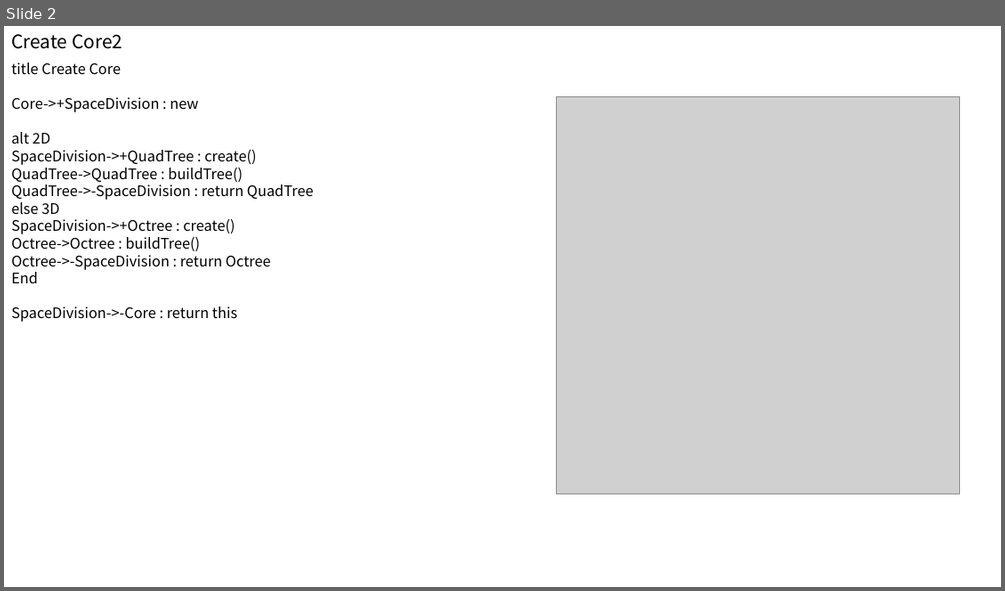
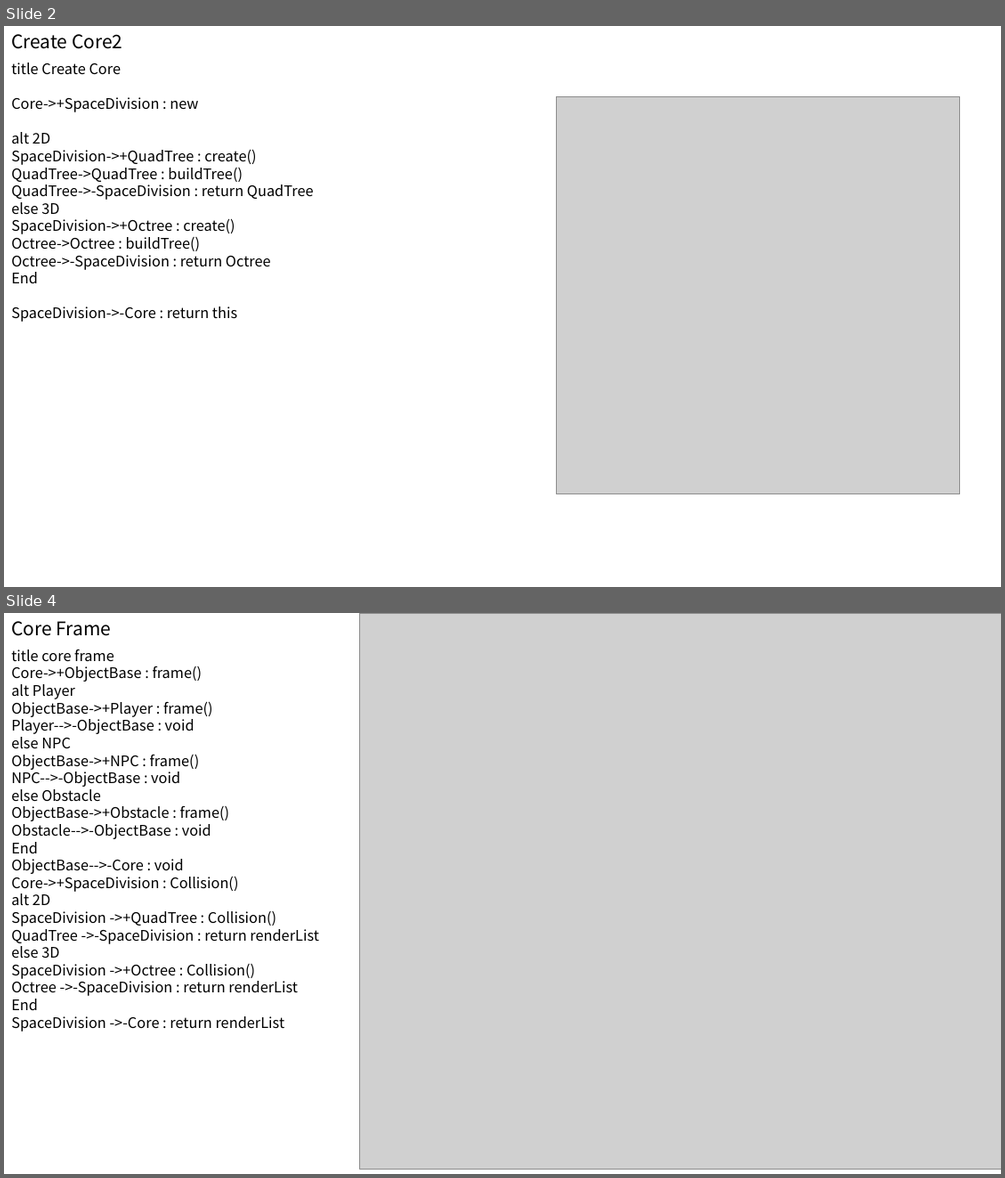
Before and after one commit to ClumsyTurtleWany/Wany_Project, a slide deck: DOC/Octree_2/Octree sequence diagram.pptx. Shown one above the other, each under a label of ours: slide 2 before the commit, slides 2 and 4 after it; the slides between them are not shown. The pictures are 1005x591 and 1005x1178 pixels, drawn with LibreOffice and Linux fonts; fonts in the diff are those of the drawing; grey boxes stand for pictures. Boxes give left, top, right and bottom in pixels: in the first picture for what was removed or moved away, otherwise in the second. Text is boxed around its words. In the diff, an @@ line names an element or a change of style, - is before the commit and + after.

```diff
--- a/DOC/Octree_2/Octree sequence diagram.pptx
+++ b/DOC/Octree_2/Octree sequence diagram.pptx
@@ slide 4 added at <box>4,613,1001,1174</box>, background #FFFFFF @@
@@ text added at <box>11,621,112,636</box>, 18 pt, text #000000 @@
+Core Frame
@@ picture added at <box>360,613,1001,1169</box> @@
@@ text added at <box>11,649,319,1031</box>, 14 pt, text #000000 @@
+title core frame
+Core->+ObjectBase : frame()
+alt Player
+ObjectBase->+Player : frame()
+Player-->-ObjectBase : void
+else NPC
+ObjectBase->+NPC : frame()
+NPC-->-ObjectBase : void
+else Obstacle
+ObjectBase->+Obstacle : frame()
+Obstacle-->-ObjectBase : void
+End
+ObjectBase-->-Core : void
+Core->+SpaceDivision : Collision()
+alt 2D
+SpaceDivision ->+QuadTree : Collision()
+QuadTree ->-SpaceDivision : return renderList
+else 3D
+SpaceDivision ->+Octree : Collision()
+Octree ->-SpaceDivision : return renderList
+End
+SpaceDivision ->-Core : return renderList
```
Also in this commit, not shown: 4 other slides added, 35 other files.
